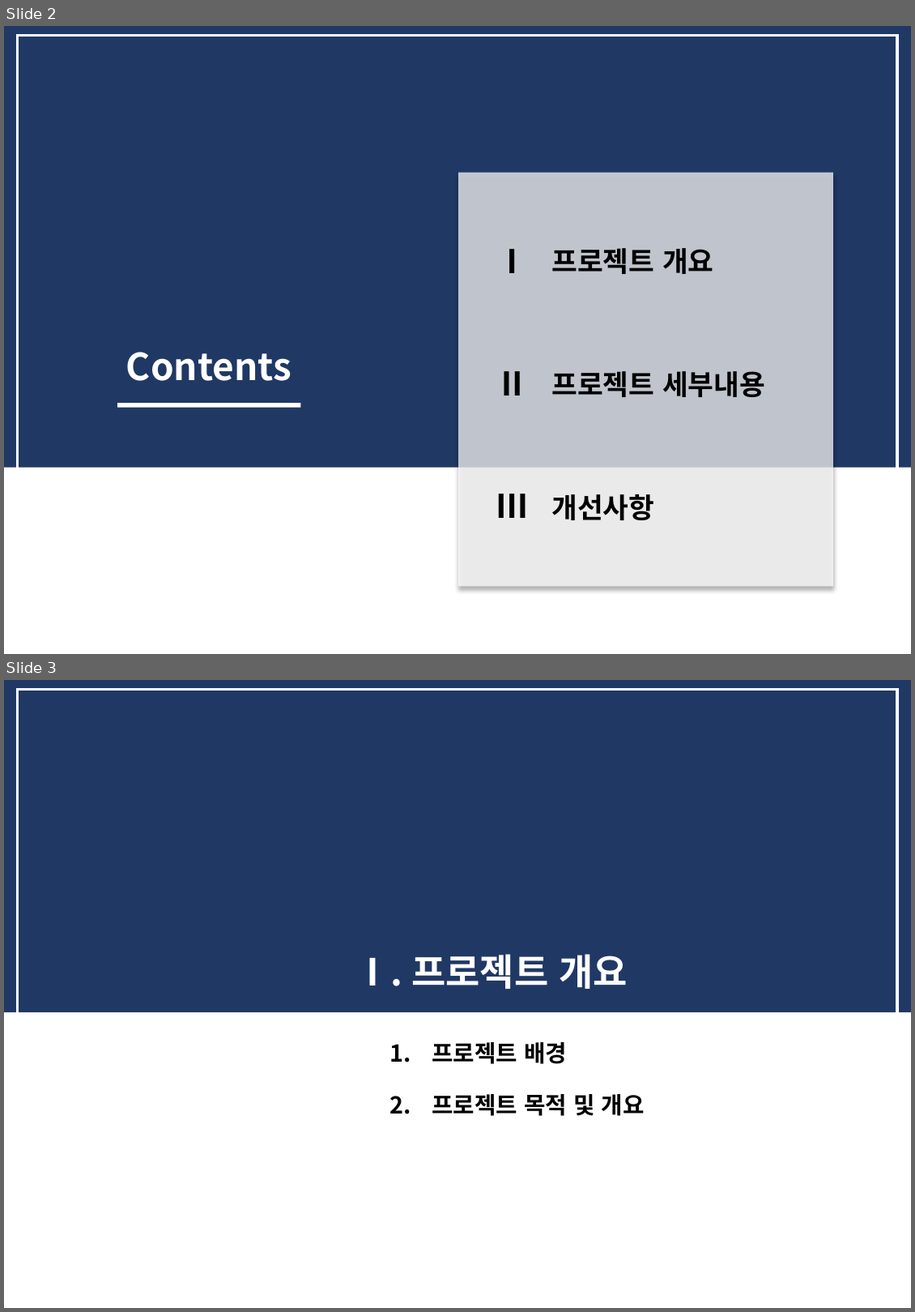
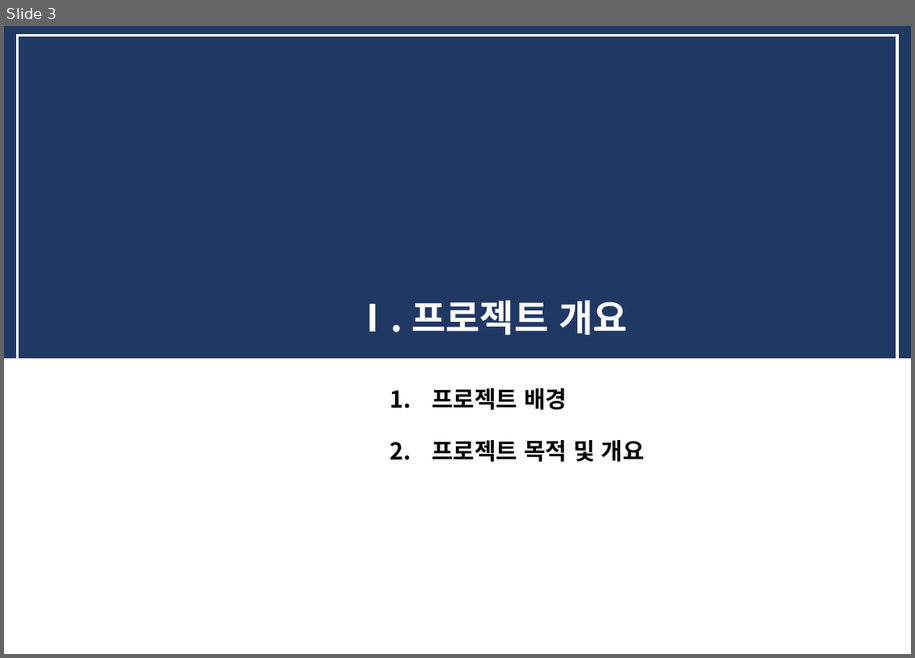
Before and after one commit to dss-14th/Regression_3_project, a slide deck: 여성임금 예측프로젝트.pptx. Shown one above the other, each under a label of ours: slides 2 and 3 before the commit, slide 3 after it. The pictures are 915x1312 and 915x658 pixels, drawn with LibreOffice and Linux fonts; fonts in the diff are those of the drawing. Boxes give left, top, right and bottom in pixels: in the first picture for what was removed or moved away, otherwise in the second. Text is boxed around its words. In the diff, an @@ line names an element or a change of style, - is before the commit and + after.

```diff
--- a/여성임금 예측프로젝트.pptx
+++ b/여성임금 예측프로젝트.pptx
@@ slide 2 removed at [4, 26, 911, 654], background #FFFFFF @@
@@ rectangle removed at [4, 26, 911, 467] @@
@@ rectangle removed at [18, 35, 897, 612] @@
@@ rectangle removed at [459, 173, 834, 587] @@
@@ text removed at [496, 249, 528, 273] @@
-Ⅰ
@@ text removed at [552, 248, 714, 274] @@
-프로젝트 개요
@@ text removed at [126, 352, 292, 381] @@
-Contents
@@ text removed at [496, 371, 528, 395] @@
-Ⅱ
@@ text removed at [552, 371, 765, 397] @@
-프로젝트 세부내용
@@ rectangle removed at [118, 403, 301, 408] @@
@@ text removed at [496, 493, 528, 518] @@
-Ⅲ
@@ text removed at [552, 494, 655, 520] @@
-개선사항
```
Also in this commit, not shown: 14 slides changed, 27 slides added, 7 other slides removed, 6 other files.
